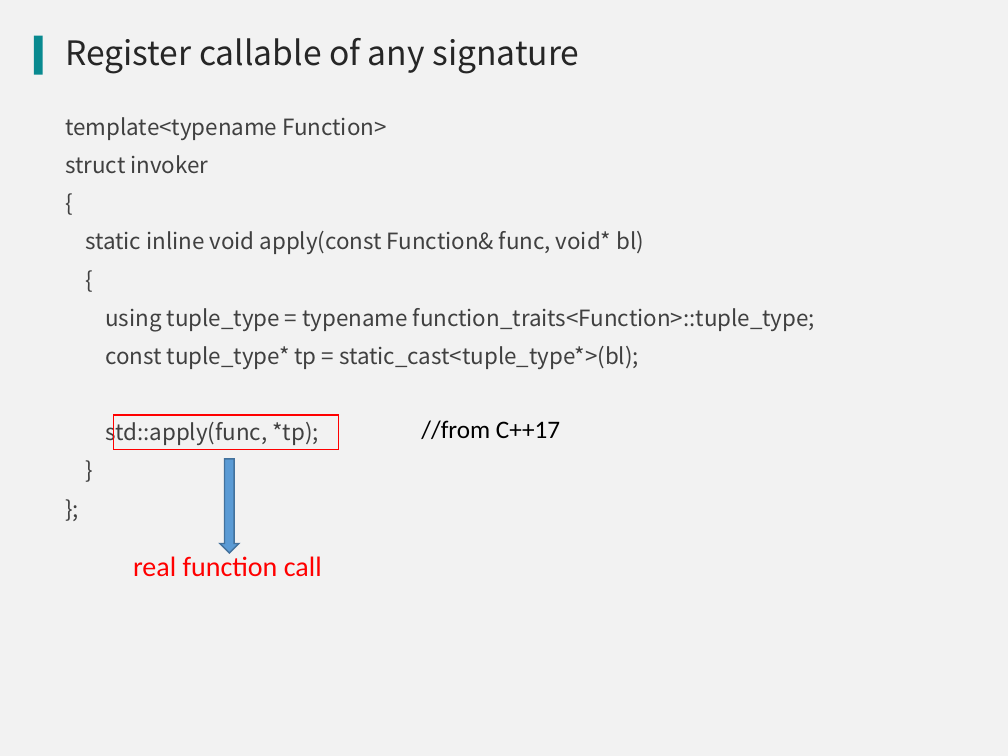
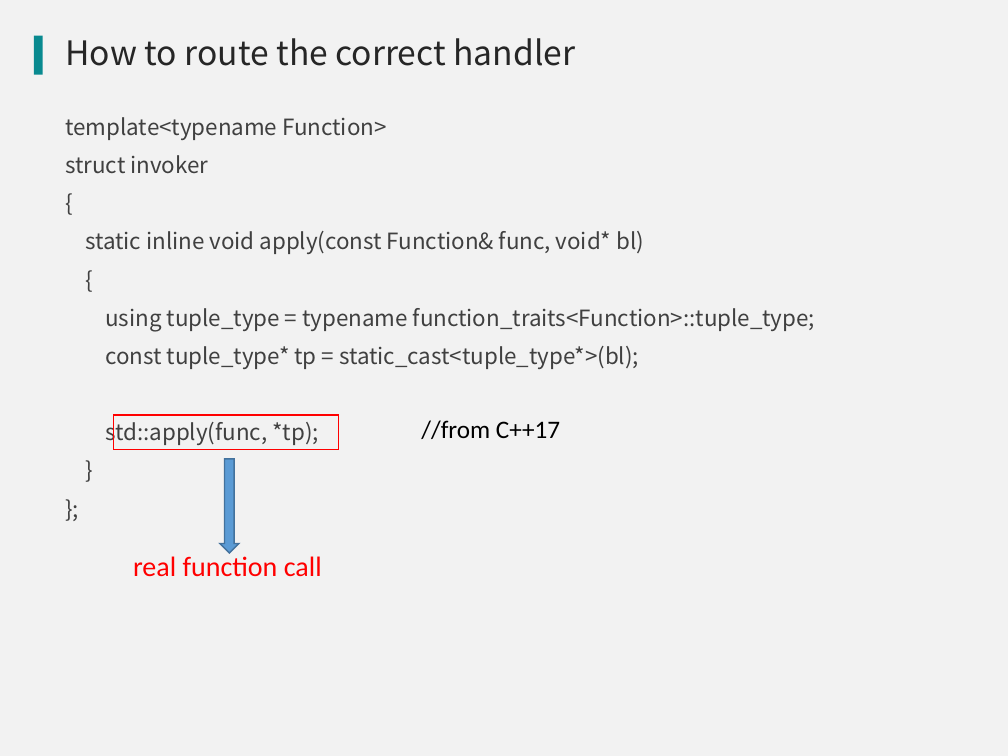
Before and after one commit to qicosmos/cppnow2017-ppt, a slide deck: slide 16 of An easy to use RPC framework implemented by c++11 and c++14.pptx (slide 15 before the commit). Drawn at 1008x756 pixels with LibreOffice and Linux fonts; fonts in the diff are those of the drawing; background and template pictures are left out. Boxes give left, top, right and bottom in pixels: in the first picture for what was removed or moved away, otherwise in the second. Text is boxed around its words. In the diff, an @@ line names an element or a change of style, - is before the commit and + after.

```diff
--- a/An easy to use RPC framework implemented by c++11 and c++14.pptx
+++ b/An easy to use RPC framework implemented by c++11 and c++14.pptx
@@ title at box(65, 38, 576, 66): text changed @@
-Register callable of any signature
+How to route the correct handler
```
Also in this commit, not shown: 3 other slides changed, 1 slide added, 2 other files.
